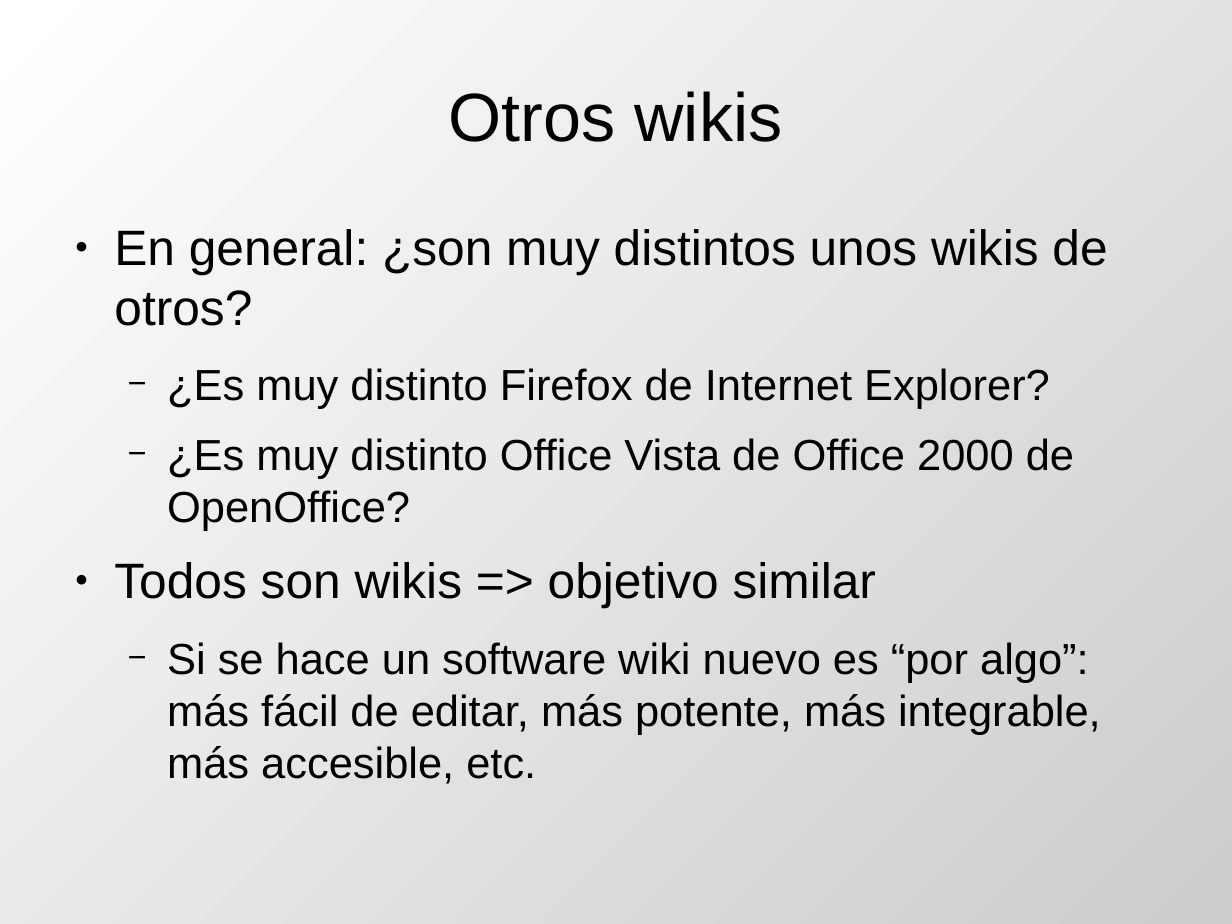
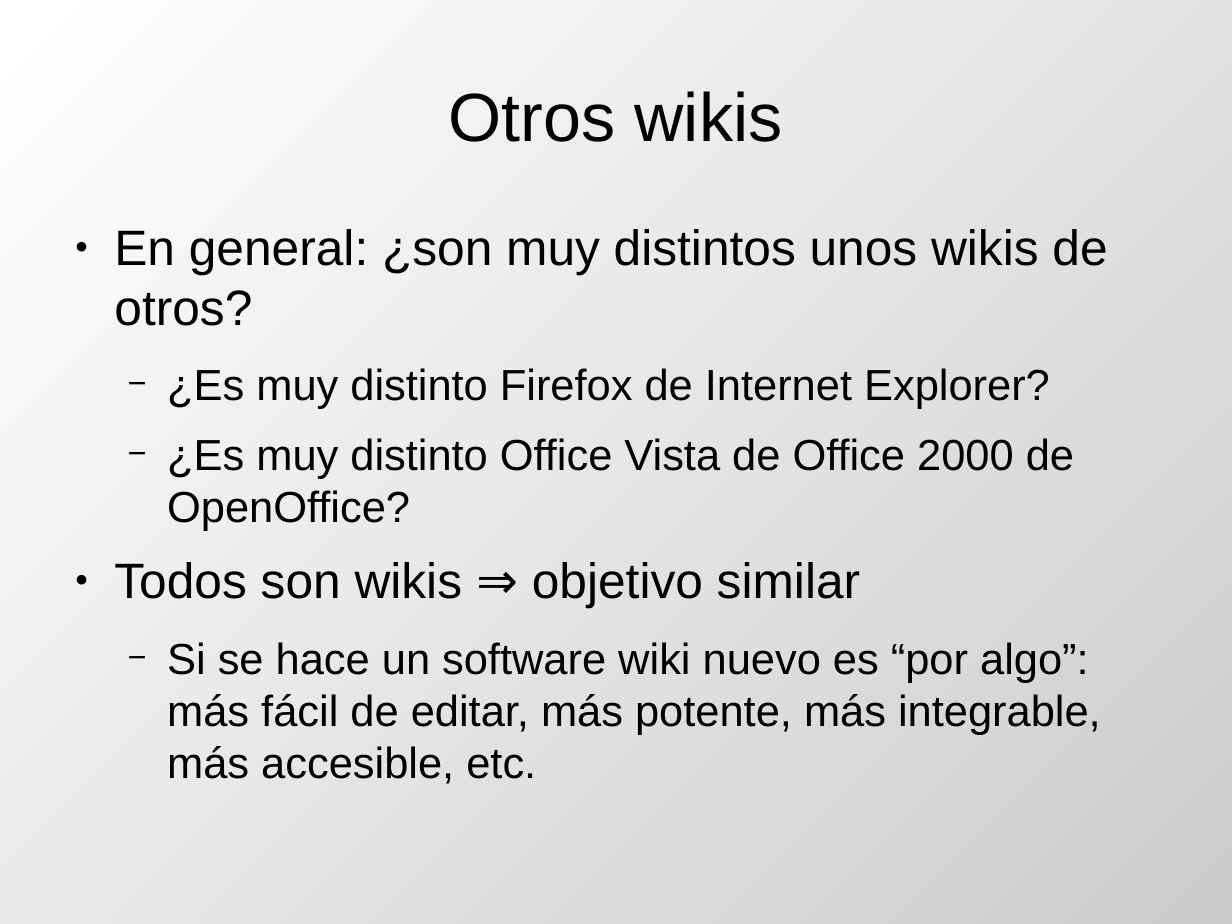
Before and after one commit to DrPantera/wikis4education, a slide deck: slide 19 of uca-2013_07/tema-1-Introduccion.odp. Drawn at 1232x924 pixels with LibreOffice and Linux fonts; fonts in the diff are those of the drawing. Boxes give left, top, right and bottom in pixels: in the first picture for what was removed or moved away, otherwise in the second. Text is boxed around its words. In the diff, an @@ line names an element or a change of style, - is before the commit and + after.

```diff
--- a/uca-2013_07/tema-1-Introduccion.odp
+++ b/uca-2013_07/tema-1-Introduccion.odp
@@ text at [114,562,860,608]: text changed @@
-● Todos son wikis => objetivo similar
+● Todos son wikis ⇒ objetivo similar
```
Also in this commit, not shown: 1 other slide changed, 1 other file.
